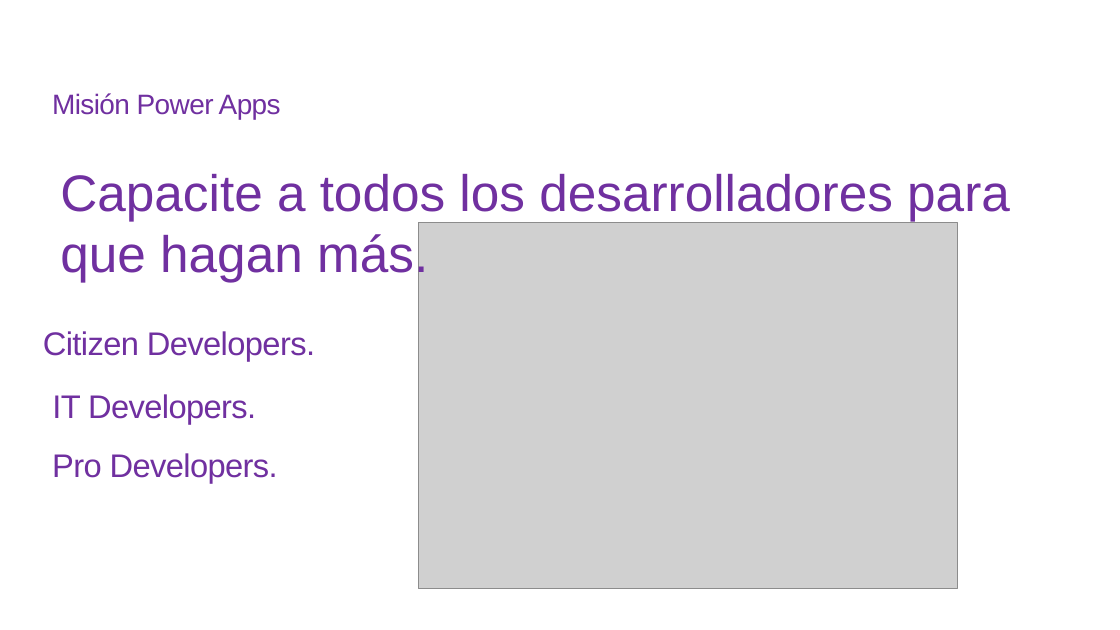
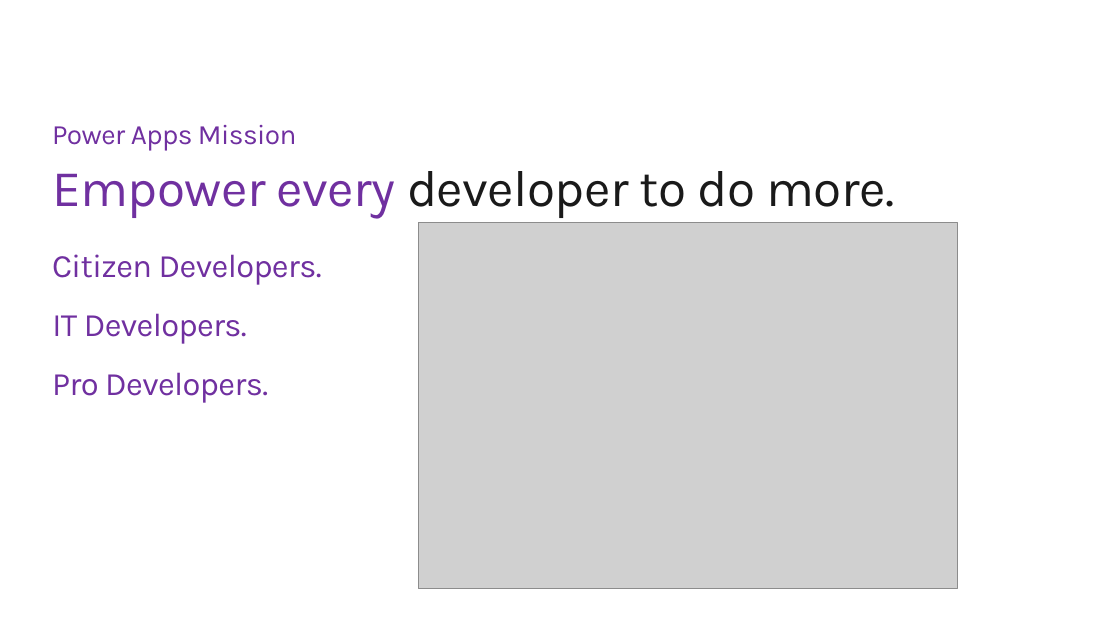
Before and after one commit to CSA-DanielVillamizar/PowerApps-Azure-Lab-M365DevBog, a slide deck: slide 3 of Lab Resources/Hands-on with Power Apps and Azure.pptx (slide 6 before the commit). Drawn at 1120x630 pixels with LibreOffice and Linux fonts; fonts in the diff are those of the drawing; grey boxes stand for pictures; background and template pictures are left out. Boxes give left, top, right and bottom in pixels: in the first picture for what was removed or moved away, otherwise in the second. Text is boxed around its words. In the diff, an @@ line names an element or a change of style, - is before the commit and + after.

```diff
--- a/Lab Resources/Hands-on with Power Apps and Azure.pptx
+++ b/Lab Resources/Hands-on with Power Apps and Azure.pptx
@@ text at box(52, 125, 297, 151): text changed; font Arial to Karla @@
-Misión Power Apps
+Power Apps Mission
@@ title added at box(52, 171, 894, 219), 44 pt, text #1A1A1A @@
+Empower every developer to do more.
@@ text removed at box(60, 174, 1010, 282) @@
-Capacite a todos los desarrolladores para que hagan más.
@@ font Arial to Karla in 3 elements at box(52, 372, 268, 403), box(52, 313, 247, 344), box(52, 254, 322, 285) @@
@@ text "Citizen Developers.": place and size @@
-text "Citizen Developers." at box(43, 331, 315, 361)
+text "Citizen Developers." at box(52, 254, 322, 285)
@@ text "IT Developers.": place and size @@
-text "IT Developers." at box(52, 394, 256, 424)
+text "IT Developers." at box(52, 313, 247, 344)
@@ text "Pro Developers.": place and size @@
-text "Pro Developers." at box(52, 453, 278, 483)
+text "Pro Developers." at box(52, 372, 268, 403)
```
Also in this commit, not shown: 10 other slides changed, 4 slides added, 7 slides removed.
